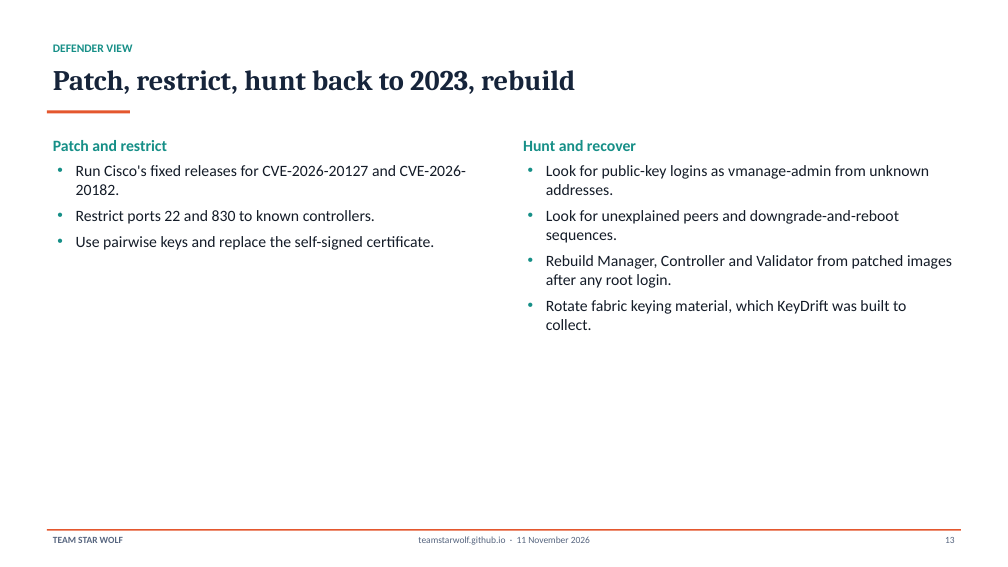
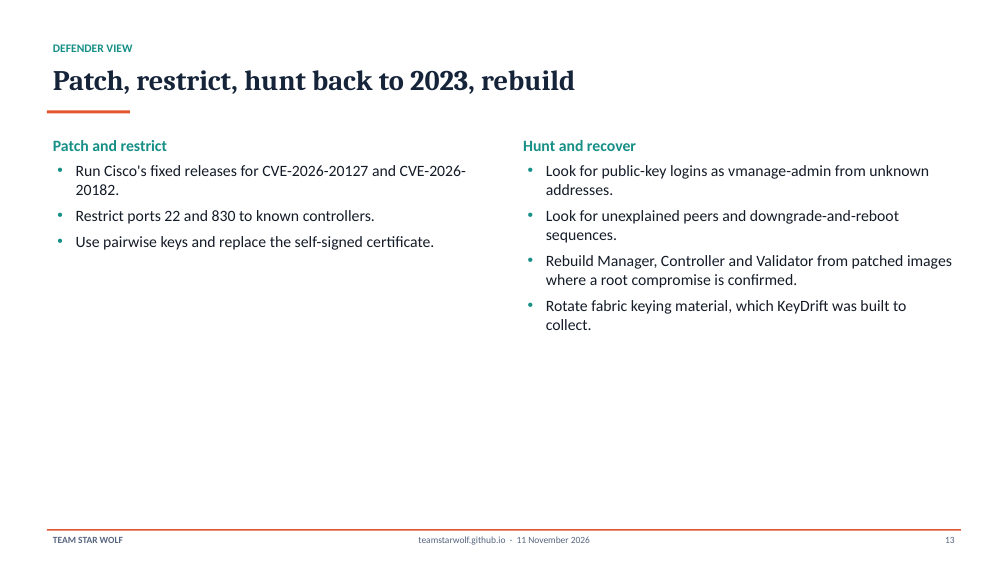
Before and after one commit to TeamStarWolf/TeamStarWolf, a slide deck: slide 13 of case-studies/slides/Cisco_SD_WAN_CVE_2026_20127_Case_Study.pptx. Drawn at 1008x567 pixels with LibreOffice and Linux fonts; fonts in the diff are those of the drawing. Boxes give left, top, right and bottom in pixels: in the first picture for what was removed or moved away, otherwise in the second. Text is boxed around its words. In the diff, an @@ line names an element or a change of style, - is before the commit and + after.

```diff
--- a/case-studies/slides/Cisco_SD_WAN_CVE_2026_20127_Case_Study.pptx
+++ b/case-studies/slides/Cisco_SD_WAN_CVE_2026_20127_Case_Study.pptx
@@ text at bbox=[546, 255, 952, 288]: text changed @@
-• Rebuild Manager, Controller and Validator from patched images after any root login.
+• Rebuild Manager, Controller and Validator from patched images where a root compromise is confirmed.
```
Also in this commit, not shown: 2 other slides changed, 3 other files.
